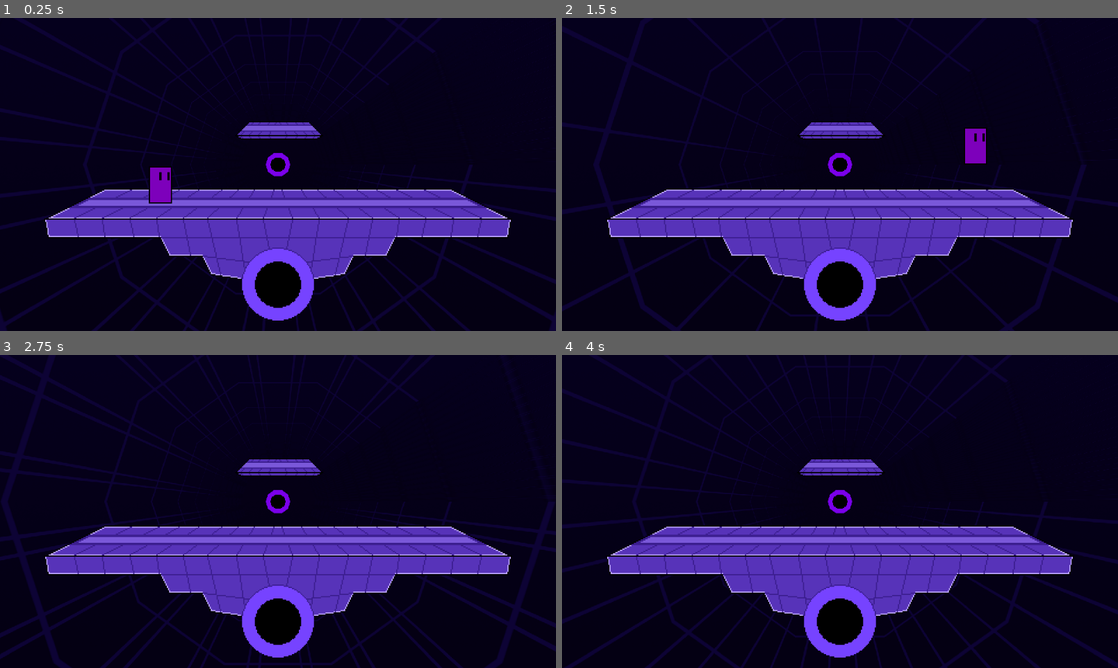
Above: before the commit, frames 1-4 (two rows, left to right).
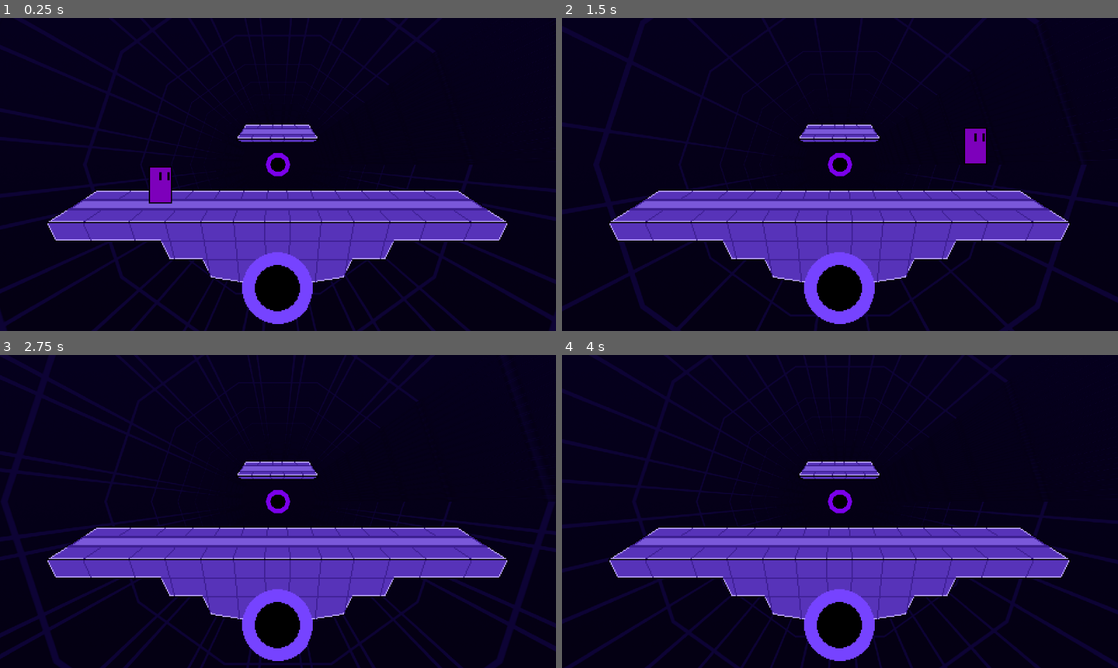
Above: after the commit, the same moments.

Repository: Logn35/SmashBox
Game: Godot game, scene res://Stages/Test Stage.tscn
Same seed, same stepped clock (60 frames per second), same inputs: the game is played once before the commit and once after it.
Inputs:
- Up to frame 1 (0.25 s): no input
- Up to frame 2 (1.5 s): hold Up (ui_up) 0.53-1.28 s; hold D (moveRight) from 0.53 s (still down); tap Up (ui_up) at 1.35 s
- Up to frame 3 (2.75 s): tap Up (ui_up) at 1.52, 1.82 s; release D (moveRight) at 2.03 s; hold A (moveLeft) from 2.03 s (still down); hold Up (ui_up) from 2.03 s (still down)
- Up to frame 4 (4 s): release A (moveLeft) at 2.78 s; release Up (ui_up) at 2.78 s; hold D (moveRight) from 2.78 s (still down); tap Up (ui_up) at 2.85, 3.02, 3.32 s; hold Up (ui_up) from 3.53 s (still down)

The runs differ from the first frame. In frame 1, 7.1% of the frame differs, in the area x 7-92%, y 33-98%; in frame 2, 7.2%; in frame 3, 7.2%, in the area x 8-92%, y 33-98%; in frame 4, 7.2%.

Commit message:
Fixed Textures

Diff:
--- a/Stages/Test Stage.tscn
+++ b/Stages/Test Stage.tscn
@@ -30,11 +30,10 @@
 texture = ExtResource( 10 )
 
 [node name="Test Stage Background" type="Sprite" parent="."]
-position = Vector2( 480, 266 )
+position = Vector2( 480, 272 )
 texture = ExtResource( 9 )
 
 [node name="SolidTiles" parent="." instance=ExtResource( 1 )]
-visible = false
 cell_size = Vector2( 32, 32 )
 tile_data = PoolIntArray( 655364, 4, 0, 655365, 0, 0, 655366, 0, 0, 655367, 0, 0, 655368, 0, 0, 655369, 0, 0, 655370, 0 …(775 unchanged characters)…
 
@@ -82,7 +81,7 @@
 position = Vector2( 244, 139 )
 
 [node name="Test Stage Foreground" type="Sprite" parent="."]
-position = Vector2( 480, 266 )
+position = Vector2( 480, 272 )
 texture = ExtResource( 7 )
 
 [node name="TestCharacter" parent="." instance=ExtResource( 5 )]
--- a/project.godot
+++ b/project.godot
@@ -30,13 +30,6 @@
 
 [input]
 
-ui_up={
-"deadzone": 0.5,
-"events": [ Object(InputEventKey,"resource_local_to_scene":false,"resource_name":"","device":0,"alt":false,"shift":false,"control":false,"meta":false,"command":false,"pressed":false,"scancode":16777232,"unicode":0,"echo":false,"script":null)
-, Object(InputEventJoypadButton,"resource_local_to_scene":false,"resource_name":"","device":0,"button_index":12,"pressure":0.0,"pressed":false,"script":null)
-, Object(InputEventKey,"resource_local_to_scene":false,"resource_name":"","device":0,"alt":false,"shift":false,"control":false,"meta":false,"command":false,"pressed":false,"scancode":32,"unicode":0,"echo":false,"script":null)
- ]
-}
 moveLeft={
 "deadzone": 0.5,
 "events": [ Object(InputEventKey,"resource_local_to_scene":false,"resource_name":"","device":0,"alt":false,"shift":false,"control":false,"meta":false,"command":false,"pressed":false,"scancode":65,"unicode":0,"echo":false,"script":null)
Binary file changed: Assets/Sprites/Stages/Test Stage Background.png
Binary file changed: Assets/Sprites/Stages/Test Stage Foreground.png
